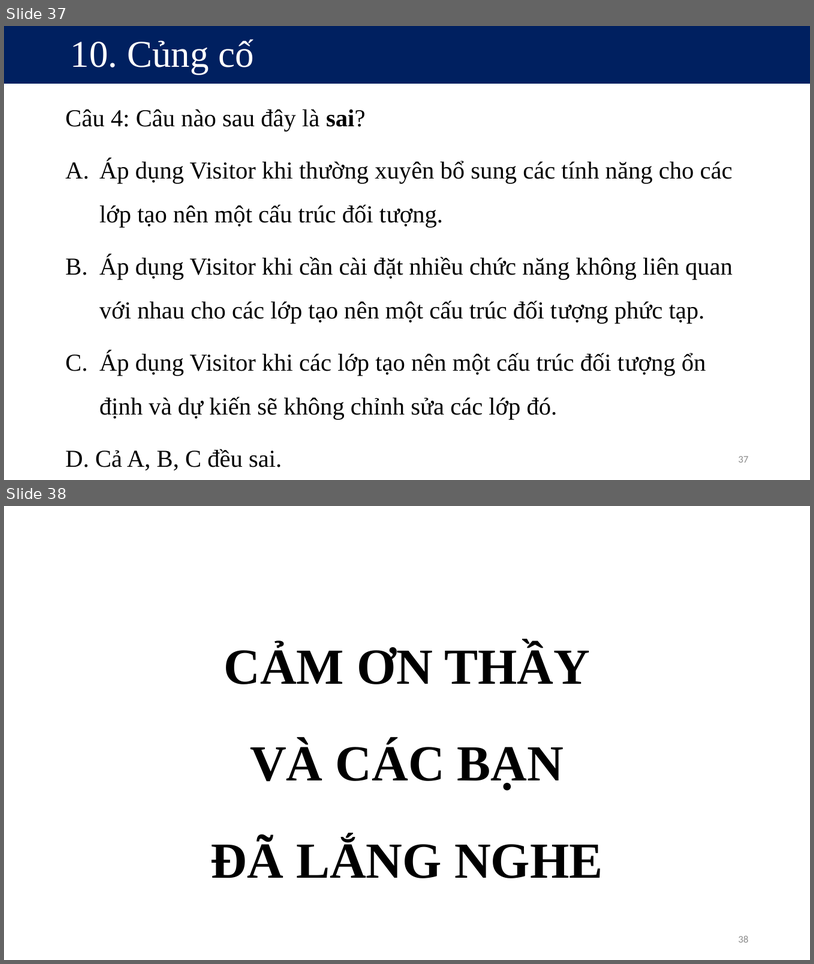
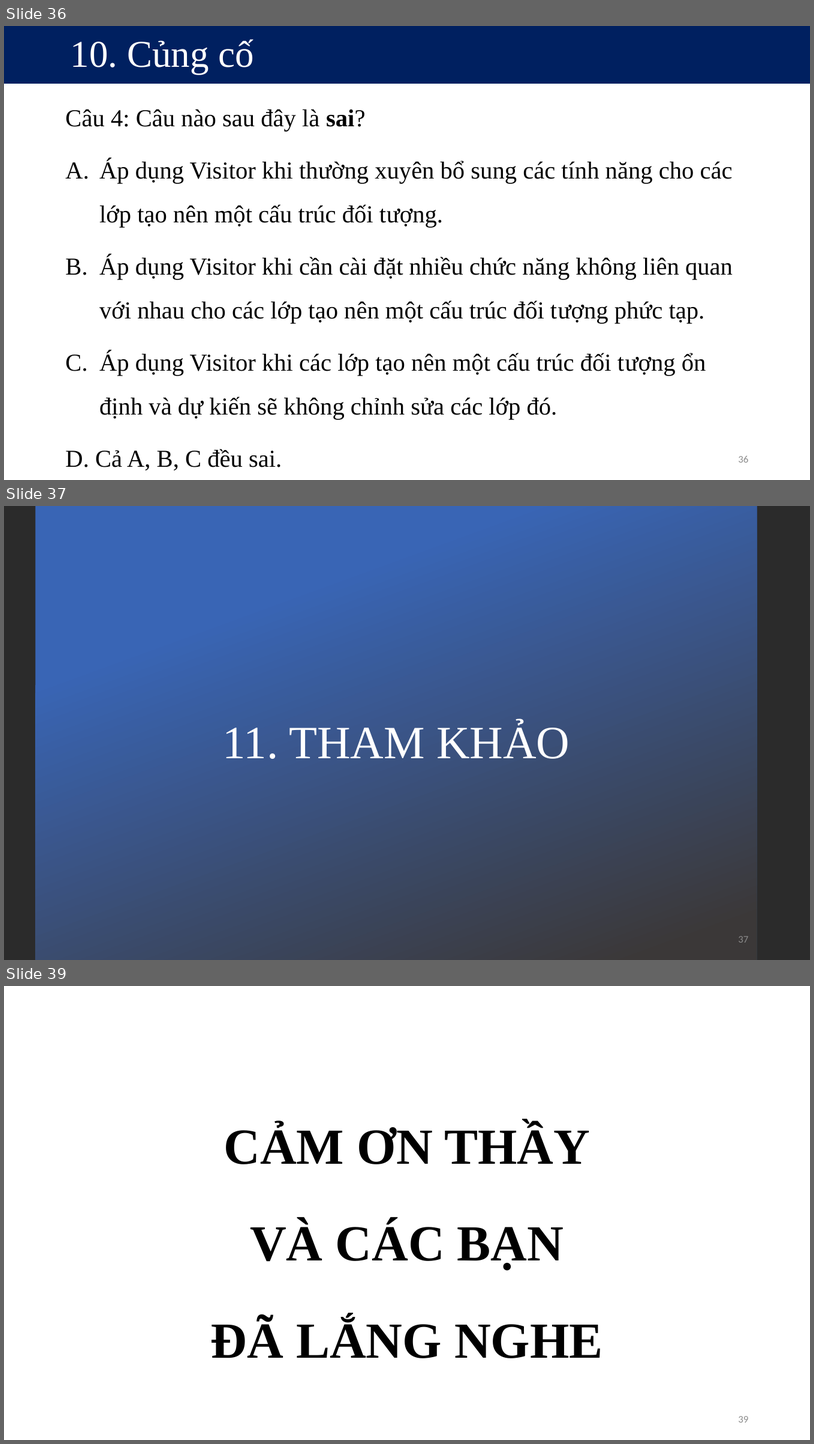
Before and after one commit to kieuconghau/lthdt-18clc1-09, a slide deck: Design Patterns/Design Patterns [Official]/Visitor/Visitor Design Pattern [Official].pptx. Shown one above the other, each under a label of ours: slides 37 and 38 before the commit, slides 36, 37 and 39 after it; the slides between them are not shown. The pictures are 814x964 and 814x1444 pixels, drawn with LibreOffice and Linux fonts; fonts in the diff are those of the drawing; background and template pictures are left out; a plain dark background stands for a picture behind light text. Boxes give left, top, right and bottom in pixels: in the first picture for what was removed or moved away, otherwise in the second. Text is boxed around its words. In the diff, an @@ line names an element or a change of style, - is before the commit and + after.

```diff
--- a/Design Patterns/Design Patterns [Official]/Visitor/Visitor Design Pattern [Official].pptx
+++ b/Design Patterns/Design Patterns [Official]/Visitor/Visitor Design Pattern [Official].pptx
@@ slide 37 added at (4, 506, 810, 960), background picture (left out) @@
@@ rectangle added at (35, 506, 757, 960), fill gradient #3965B5 to #3B3838 @@
@@ title added at (222, 722, 570, 759), 55 pt, text #FFFFFF @@
+11. THAM KHẢO
@@ page number added at (738, 936, 749, 942), 12 pt, text #8C8C8C @@
+37
@@ what was slide 37 is now slide 36 @@
@@ page number at (738, 456, 749, 462): text changed @@
-37
+36
@@ what was slide 38 is now slide 39 @@
@@ page number at (738, 1416, 749, 1422): text changed @@
-38
+39
```
Also in this commit, not shown: 4 slides changed, 1 other slide added, 1 slide removed, 5 other files.
